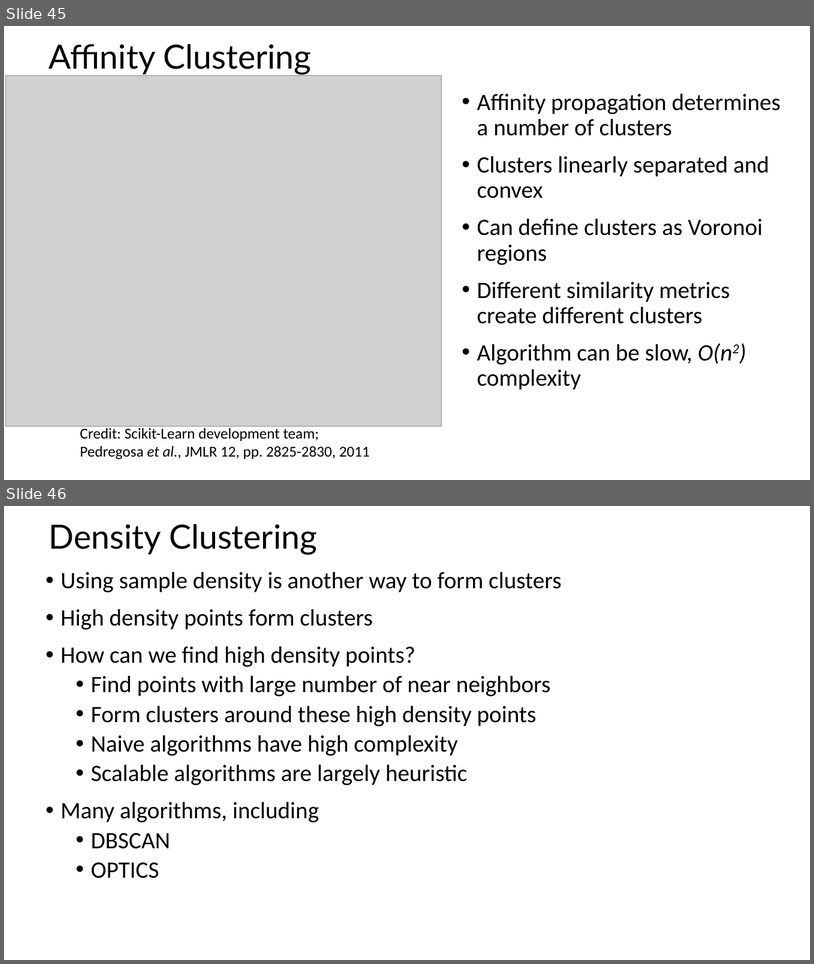
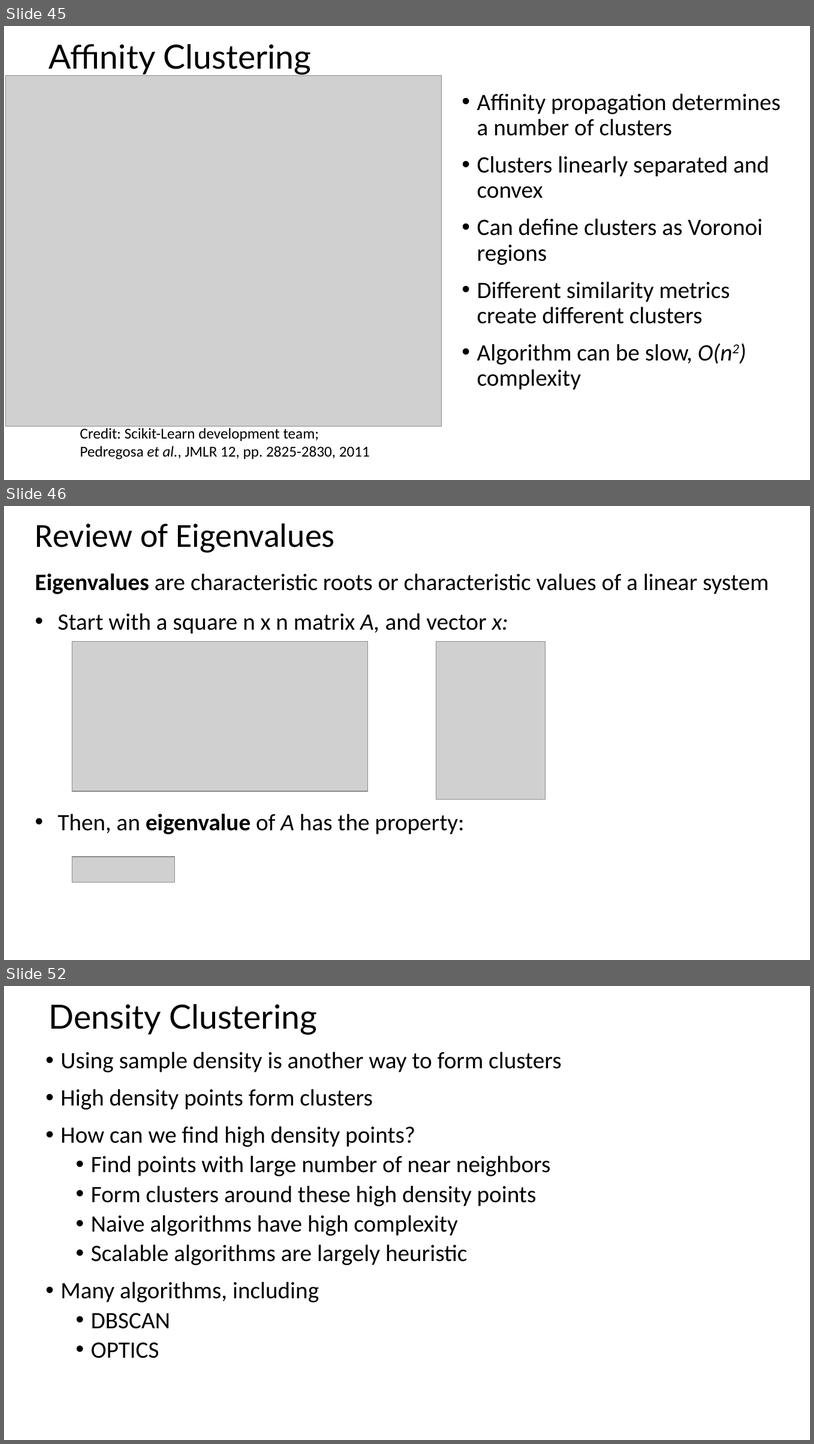
Before and after one commit to StephenElston/CSCI-E-108, a slide deck: slides/6_IntroductionToClustering.pptx. Shown one above the other, each under a label of ours: slides 45 and 46 before the commit, slides 45, 46 and 52 after it; the slides between them are not shown. The pictures are 814x964 and 814x1444 pixels, drawn with LibreOffice and Linux fonts; fonts in the diff are those of the drawing; grey boxes stand for pictures. Boxes give left, top, right and bottom in pixels: in the first picture for what was removed or moved away, otherwise in the second. Text is boxed around its words. In the diff, an @@ line names an element or a change of style, - is before the commit and + after.

```diff
--- a/slides/6_IntroductionToClustering.pptx
+++ b/slides/6_IntroductionToClustering.pptx
@@ slide 46 added at [4,506,810,960], background #FFFFFF @@
@@ title added at [35,523,335,553], 40 pt, text #000000 @@
+Review of Eigenvalues
@@ text added at [35,573,769,834], 28 pt, text #000000 @@
+Eigenvalues are characteristic roots or characteristic values of a linear system
+• Start with a square n x n matrix A, and vector x:
+• Then, an eigenvalue of A has the property:
@@ picture added at [72,641,368,791] @@
@@ picture added at [437,642,546,799] @@
@@ picture added at [72,856,174,882] @@
@@ what was slide 46 is now slide 52 @@
```
Also in this commit, not shown: 1 slide changed, 5 other slides added.
